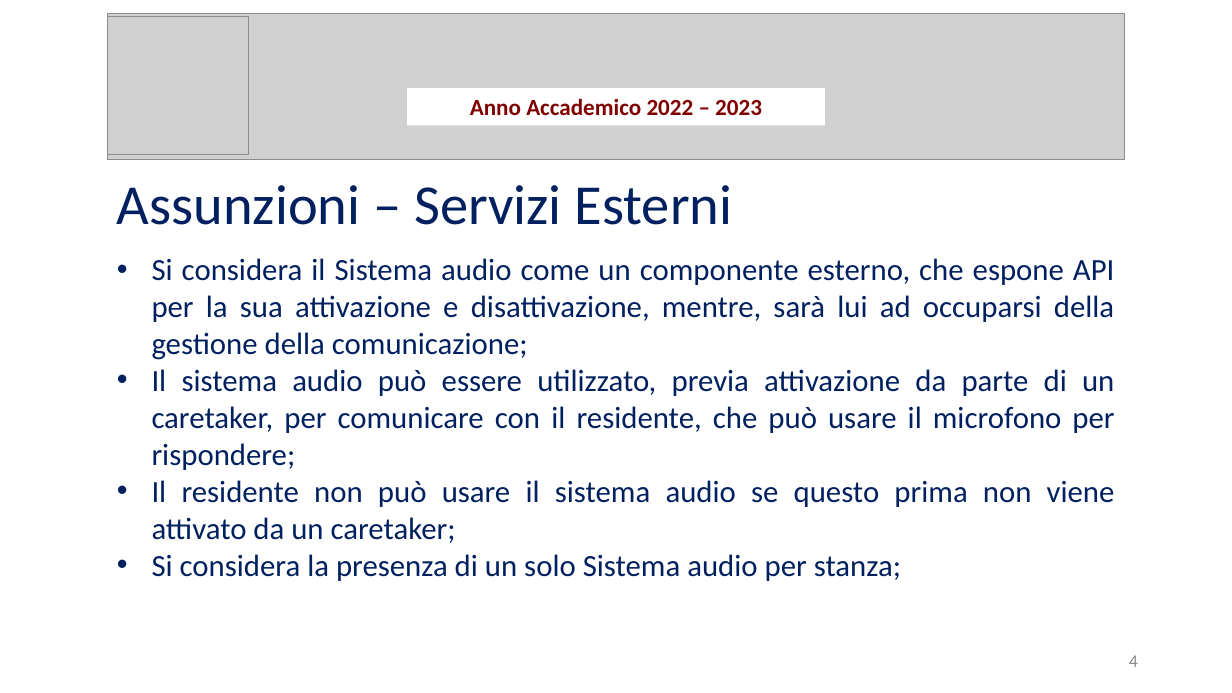
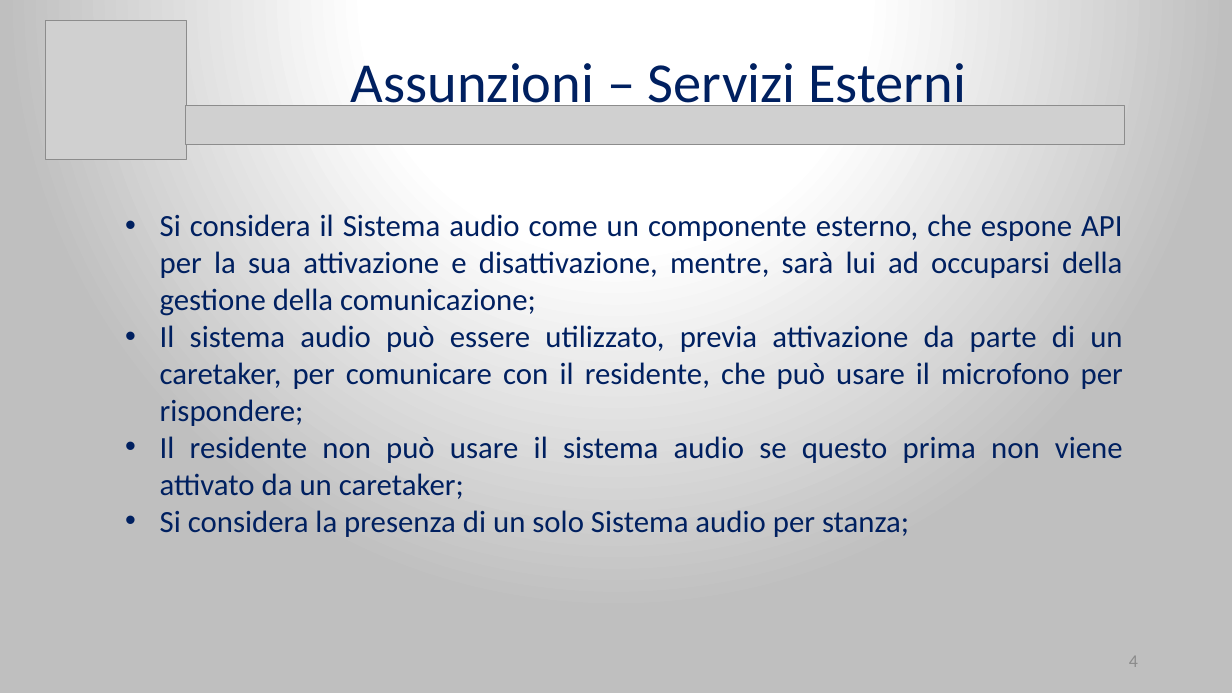
Before and after one commit to Wonderjack996/unimib-software-architecture, a slide deck: slide 4 of Progetto/Presentazione.pptx. Drawn at 1232x693 pixels with LibreOffice and Linux fonts; fonts in the diff are those of the drawing; grey boxes stand for pictures. Boxes give left, top, right and bottom in pixels: in the first picture for what was removed or moved away, otherwise in the second. Text is boxed around its words. In the diff, an @@ line names an element or a change of style, - is before the commit and + after.

```diff
--- a/Progetto/Presentazione.pptx
+++ b/Progetto/Presentazione.pptx
@@ background #FFFFFF to gradient #FFFFFF to #BFBFBF @@
@@ picture added at [46,20,187,159] @@
@@ picture removed at [108,14,1125,160] @@
@@ picture removed at [108,17,249,155] @@
@@ text "Assunzioni – Servizi Esterni": place and size @@
-text "Assunzioni – Servizi Esterni" at [117,185,733,225]
+text "Assunzioni – Servizi Esterni" at [351,63,966,116]
@@ text "Assunzioni – Servizi Esterni" at [351,63,966,116]: alignment justified to centre @@
@@ rectangle removed at [408,88,825,125] @@
-Anno Accademico 2022 – 2023
@@ picture added at [186,105,1125,145] @@
@@ text "Si considera il Sistema audio ...": place and size @@
-text "Si considera il Sistema audio ..." at [152,258,1115,581]
+text "Si considera il Sistema audio ..." at [160,214,1123,537]
```
Also in this commit, not shown: 57 other slides changed, 1 other file.
